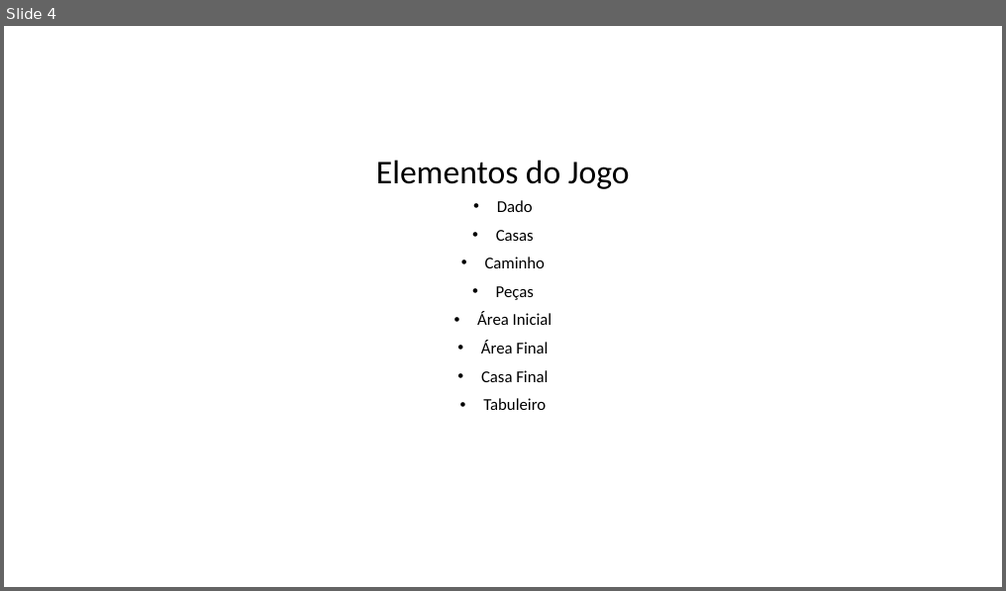
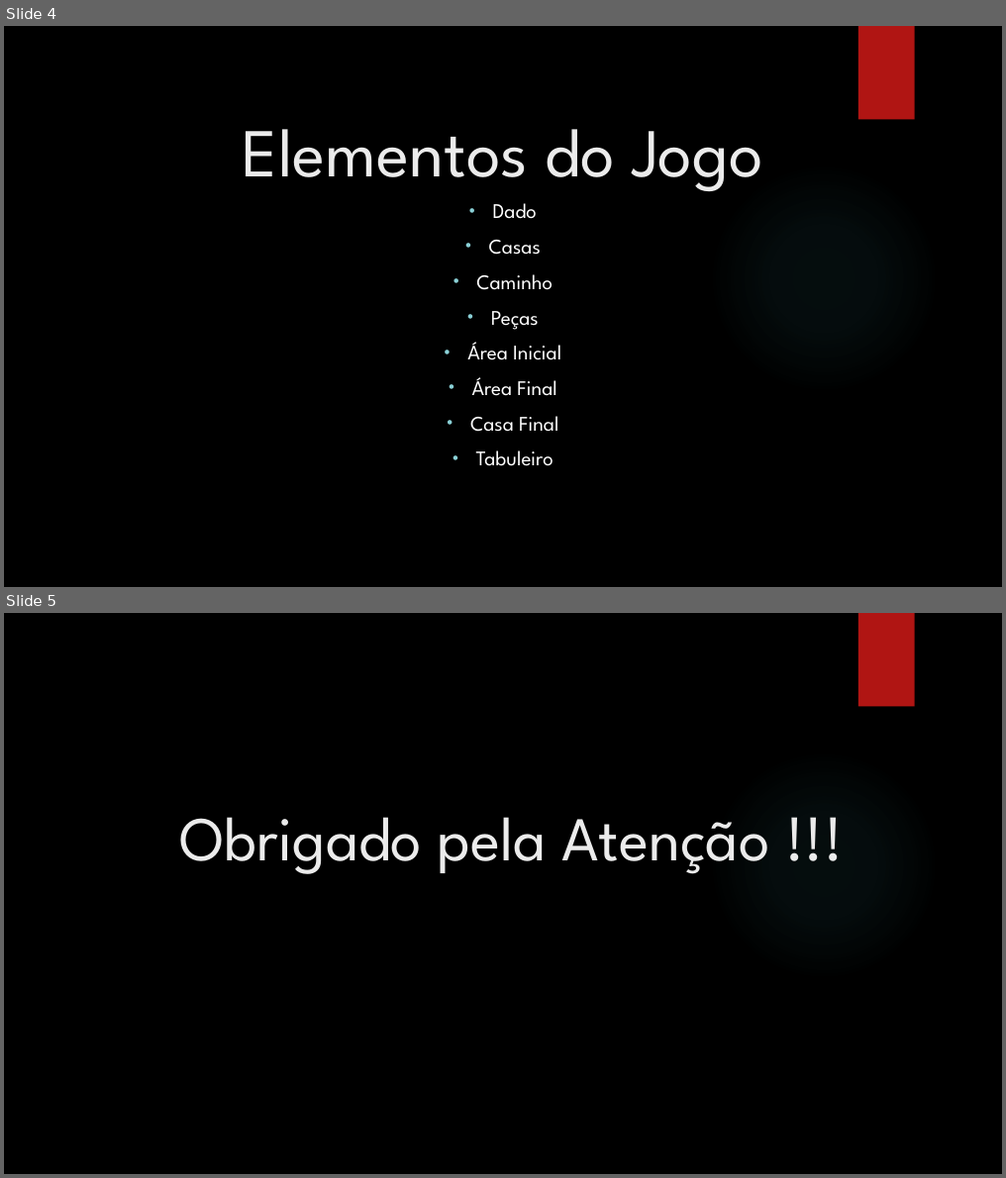
Before and after one commit to Arihz/ldp_ludo, a slide deck: ldp_ludo.pptx. Shown one above the other, each under a label of ours: slide 4 before the commit, slides 4 and 5 after it. The pictures are 1006x591 and 1006x1178 pixels, drawn with LibreOffice and Linux fonts; fonts in the diff are those of the drawing; background and template pictures are left out. Boxes give left, top, right and bottom in pixels: in the first picture for what was removed or moved away, otherwise in the second. Text is boxed around its words. In the diff, an @@ line names an element or a change of style, - is before the commit and + after.

```diff
--- a/ldp_ludo.pptx
+++ b/ldp_ludo.pptx
@@ slide 5 added at [4,613,1002,1174], background picture (left out); not listed: 2 template elements that a slide beside it also shows @@
@@ title added at [180,817,769,874], 60 pt, text #EBEBEB @@
+Obrigado pela Atenção !!!
@@ slide 4 changed as well @@
@@ background #FFFFFF to picture (left out) @@
@@ rectangle added at [858,26,915,120], fill #B01513 @@
@@ title "Elementos do Jogo" at [243,129,763,192]: size 32 to 66 pt, font Calibri to League Spartan, text colour #000000 to #EBEBEB; line spacing 0.9 to 1 @@
@@ ellipse added at [709,163,939,393], fill gradient #50B9C1 @@
@@ text "Dado" at [467,203,561,467]: size 16 to 20 pt, font Calibri to League Spartan, text colour #000000 to #FFFFFF; line spacing 0.9 to 1 @@
```
Also in this commit, not shown: 2 other slides changed, 1 other slide added, 1 slide removed.
